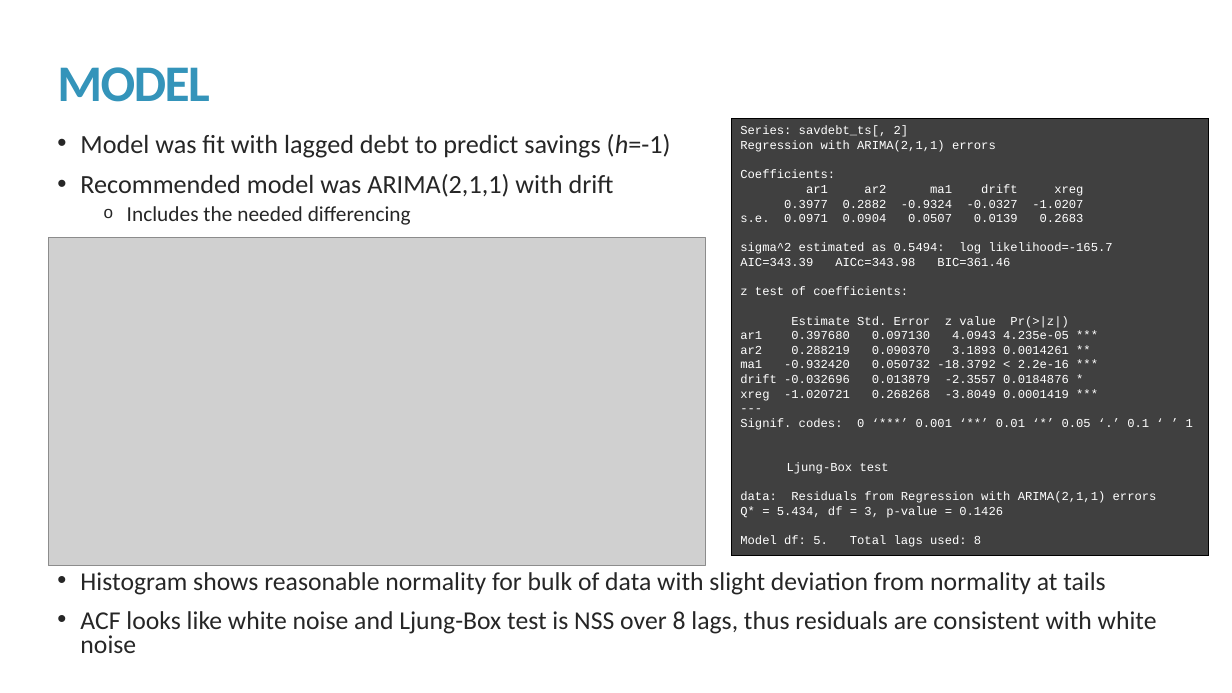
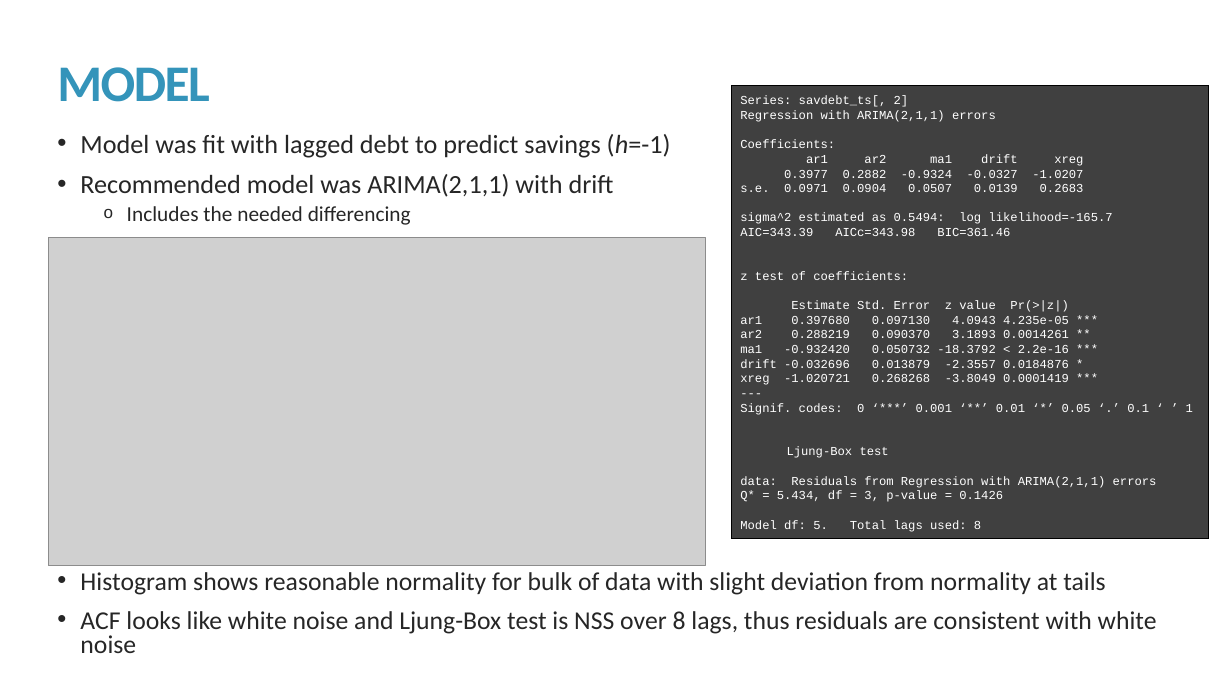
Before and after one commit to kmprioliPROF/MAT_8444_Final_Project, a slide deck: slide 14 of Prioli_Final_Proj.pptx. Drawn at 1232x693 pixels with LibreOffice and Linux fonts; fonts in the diff are those of the drawing; grey boxes stand for pictures. Boxes give left, top, right and bottom in pixels: in the first picture for what was removed or moved away, otherwise in the second. Text is boxed around its words. In the diff, an @@ line names an element or a change of style, - is before the commit and + after.

```diff
--- a/Prioli_Final_Proj.pptx
+++ b/Prioli_Final_Proj.pptx
@@ rectangle "Series: savdebt_ts[, 2]": place and size @@
-rectangle "Series: savdebt_ts[, 2]" at (731,118,1209,556)
+rectangle "Series: savdebt_ts[, 2]" at (731,86,1209,539)
@@ rectangle "Series: savdebt_ts[, 2]" at (731,86,1209,539): vertical alignment top to middle @@
```
Also in this commit, not shown: 8 other slides changed.
